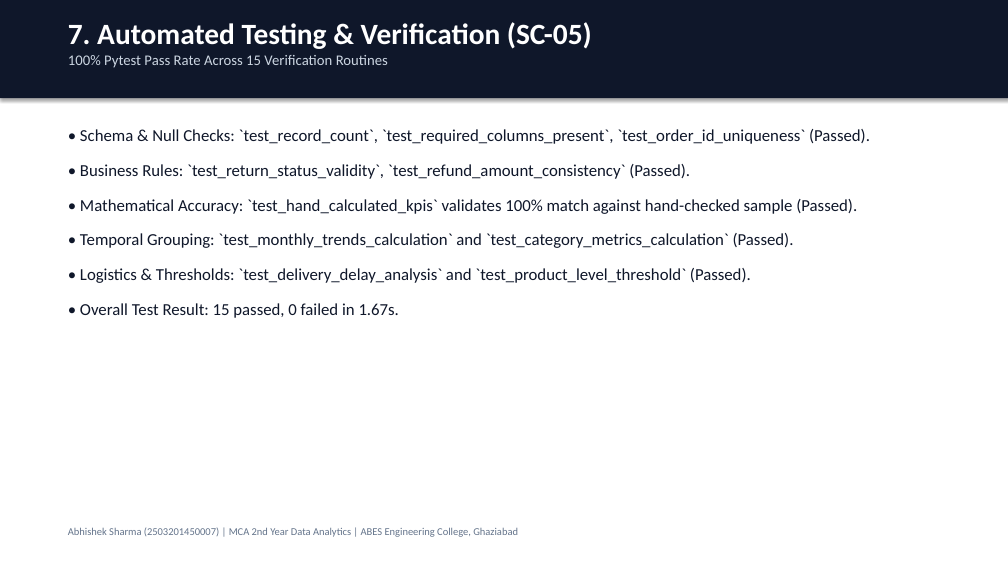
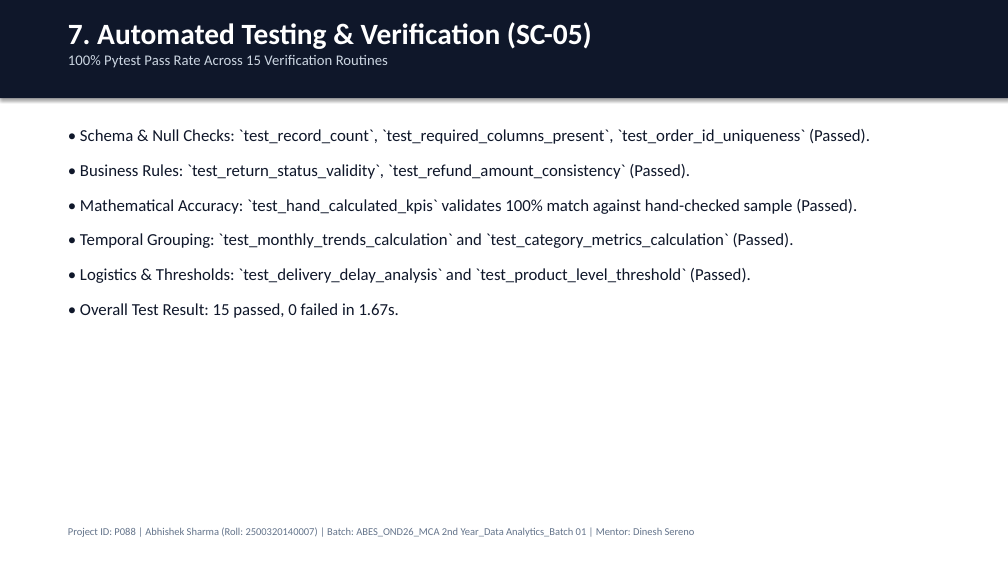
Before and after one commit to bharadwajabhi06-beep/E-commerce-Order-Return-Analysis, a slide deck: slide 8 of LMS_Submission_Deliverables/02_Project_Presentation.pptx. Drawn at 1008x567 pixels with LibreOffice and Linux fonts; fonts in the diff are those of the drawing. Boxes give left, top, right and bottom in pixels: in the first picture for what was removed or moved away, otherwise in the second. Text is boxed around its words. In the diff, an @@ line names an element or a change of style, - is before the commit and + after.

Commit message:
Update project metadata to P088, Roll 2500320140007, Batch 01, Mentor Dinesh Sereno, and regenerate LMS deliverables

```diff
--- a/LMS_Submission_Deliverables/02_Project_Presentation.pptx
+++ b/LMS_Submission_Deliverables/02_Project_Presentation.pptx
@@ text at [68, 527, 695, 537]: text changed @@
-Abhishek Sharma (2503201450007) | MCA 2nd Year Data Analytics | ABES Engineering College, Ghaziabad
+Project ID: P088 | Abhishek Sharma (Roll: 2500320140007) | Batch: ABES_OND26_MCA 2nd Year_Data Analytics_Batch 01 | Mentor: Dinesh Sereno
```
Also in this commit, not shown: 9 other slides changed, 21 other files.
